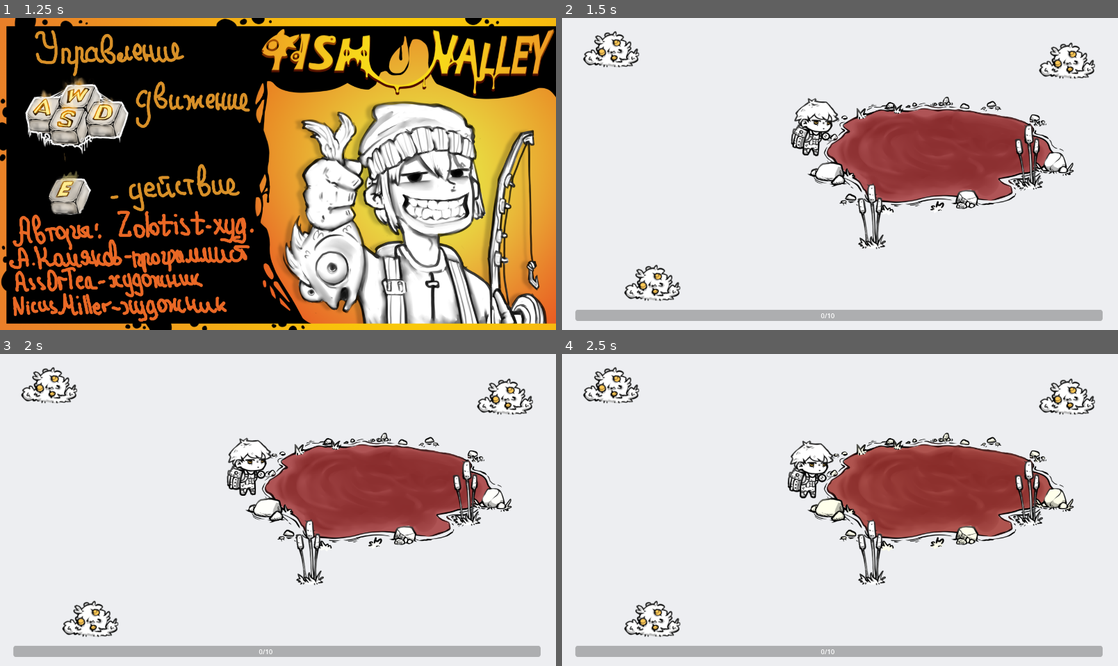
Above: before the commit, frames 1-4 (two rows, left to right).
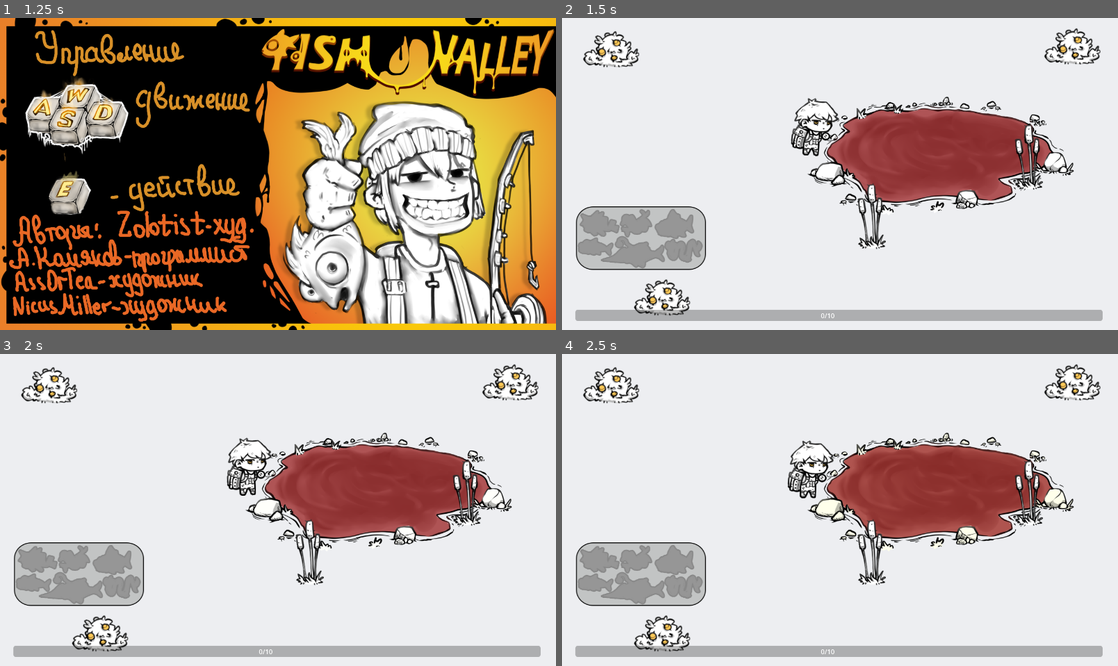
Above: after the commit, the same moments.

Repository: Alexander-Komyakov/first_godot_game
Game: Godot game, scene res://main.tscn
Two runs of this game, one before a commit and one after it. Both use one fixed random seed, a clock stepped at 60 frames per second and the inputs below.
Inputs (mouse positions are in pixels of both pictures, inside the frame that each line leads up to):
- Up to frame 1 (1.25 s): tap Enter (ui_accept) at 0.5, 0.77 s; move the mouse to (400, 158) at 0.52 s; hold Right (ui_right) from 0.53 s (still down); tap F at 0.6 s; click (400, 158) at 0.67 s
- Up to frame 2 (1.5 s): tap Enter (ui_accept) at 1.25 s; move the mouse to (728, 189) at 1.27 s; release Right (ui_right) at 1.28 s; hold Down (ui_down) from 1.28 s (still down); tap F at 1.35 s
- Up to frame 3 (2 s): keep holding Down (ui_down); tap Enter (ui_accept) at 1.52 s
- Up to frame 4 (2.5 s): move the mouse to (895, 441) at 2.02 s; release Down (ui_down) at 2.03 s; hold Right (ui_right) from 2.03 s (still down); tap F at 2.1 s

Frame 1 is identical in both runs. In frame 2, 6.2% of the frame differs, in the area x 2-97%, y 3-96%; in frame 3, 6.2%; in frame 4, 6.2%.

Commit message:
add list fish

Diff:
--- a/fishing.gd
+++ b/fishing.gd
@@ -15,7 +15,13 @@
     "кривяк",
     "лупышь",
     "кубич",
+    "",
+    "",
+    "",
     "задумок",
+    "",
+    "",
+    "",
     "пиляшь"
 ]
 
@@ -62,7 +68,8 @@
     fish_on = false
     show_result(success)
     if get_node("../pool").buble_direction == get_node("../pool").entered_direction and get_node("../pool").buble_direction != 5:
-        score *= 2
+        score *= 4
+
     add_score.emit(score)  # Отправляем результат
 
 
@@ -92,9 +99,15 @@
         var difficulty = pool.difficulty_values[pool.difficulty]
         player.audioWin.play()
         if pool.buble_direction == pool.entered_direction and pool.buble_direction != 5:
-            difficulty *= 2
-        $fish.frame = difficulty-1
+            $fish.frame = (difficulty*2)+1
+            difficulty *= 4
+            if difficulty == 8:
+                $fish.frame = 4
+        else:
+            $fish.frame = difficulty-1
+
         $fishLabel.text = "Поймал рыбу: " + fish_values[difficulty-1] + " +" + str(difficulty)
+        get_node("../../main/table/fish"+str(difficulty)).show()
         $fish.show()
     else:
         player.audioLose.play()
--- a/main.tscn
+++ b/main.tscn
@@ -8,6 +8,13 @@
 [ext_resource type="PackedScene" uid="uid://cxipg82pc8wfw" path="res://audio_stream_player.tscn" id="7_272bh"]
 [ext_resource type="Texture2D" uid="uid://d3tbe2dp1e7uj" path="res://images/animation/kamish.png" id="8_kek77"]
 [ext_resource type="Texture2D" uid="uid://iacrir7e6w62" path="res://images/animation/brow.png" id="9_4c57u"]
+[ext_resource type="Texture2D" uid="uid://1uwk6c15w5j5" path="res://images/animation/GreyBG.png" id="9_vivmo"]
+[ext_resource type="Texture2D" uid="uid://dlq1py1bs3w1s" path="res://images/fish/fish1.png" id="10_2cqfq"]
+[ext_resource type="Texture2D" uid="uid://c7ke43ioqvt48" path="res://images/fish/fish2.png" id="11_yaehf"]
+[ext_resource type="Texture2D" uid="uid://dskehyq5s28c3" path="res://images/fish/fish3.png" id="12_074og"]
+[ext_resource type="Texture2D" uid="uid://cxv5idtx7f6mg" path="res://images/fish/fish4.png" id="13_cegan"]
+[ext_resource type="Texture2D" uid="uid://dfybdk7u8sumi" path="res://images/fish/fish5.png" id="14_82xsv"]
+[ext_resource type="Texture2D" uid="uid://26cs08w338gn" path="res://images/fish/fish6.png" id="15_getpj"]
 
 [node name="main" type="Node2D"]
 
@@ -22,6 +29,7 @@
 [node name="Interface" parent="." instance=ExtResource("4_1bvp3")]
 
 [node name="background" parent="." instance=ExtResource("6_7mycd")]
+z_index = 4
 
 [node name="AudioStreamPlayer" parent="." instance=ExtResource("7_272bh")]
 volume_db = -10.086
@@ -43,9 +51,44 @@
 texture = ExtResource("9_4c57u")
 
 [node name="bush" type="Sprite2D" parent="map/bush"]
-position = Vector2(101, 575)
+position = Vector2(125, 611)
 texture = ExtResource("9_4c57u")
 
 [node name="bush" type="Sprite2D" parent="map/bush/bush"]
-position = Vector2(1019, -547)
+position = Vector2(1008, -618)
 texture = ExtResource("9_4c57u")
+
+[node name="table" type="Sprite2D" parent="."]
+z_index = -1
+position = Vector2(198, 543)
+texture = ExtResource("9_vivmo")
+
+[node name="fish1" type="Sprite2D" parent="table"]
+visible = false
+position = Vector2(100, 29)
+texture = ExtResource("10_2cqfq")
+
+[node name="fish2" type="Sprite2D" parent="table"]
+visible = false
+position = Vector2(-16, -37)
+texture = ExtResource("11_yaehf")
+
+[node name="fish3" type="Sprite2D" parent="table"]
+visible = false
+position = Vector2(-115, 20)
+texture = ExtResource("12_074og")
+
+[node name="fish4" type="Sprite2D" parent="table"]
+visible = false
+position = Vector2(-105, -35)
+texture = ExtResource("13_cegan")
+
+[node name="fish8" type="Sprite2D" parent="table"]
+visible = false
+position = Vector2(78, -36)
+texture = ExtResource("14_82xsv")
+
+[node name="fish12" type="Sprite2D" parent="table"]
+visible = false
+position = Vector2(-24, 31)
+texture = ExtResource("15_getpj")
--- a/player.tscn
+++ b/player.tscn
@@ -49,11 +49,11 @@
 
 [node name="AudioBulk" type="AudioStreamPlayer" parent="."]
 stream = ExtResource("5_sweqy")
-volume_db = -8.588
+volume_db = -13.359
 
 [node name="AudioCoil" type="AudioStreamPlayer" parent="."]
 stream = ExtResource("6_2hs0m")
-volume_db = -5.725
+volume_db = -4.771
 parameters/looping = false
 
 [node name="AudioCoilMore" type="AudioStreamPlayer" parent="."]
Binary file added: images/animation/GreyBG.png
Not shown, added: images/animation/GreyBG.png.import
Not shown: 1 places in main.tscn that only renumber resources
